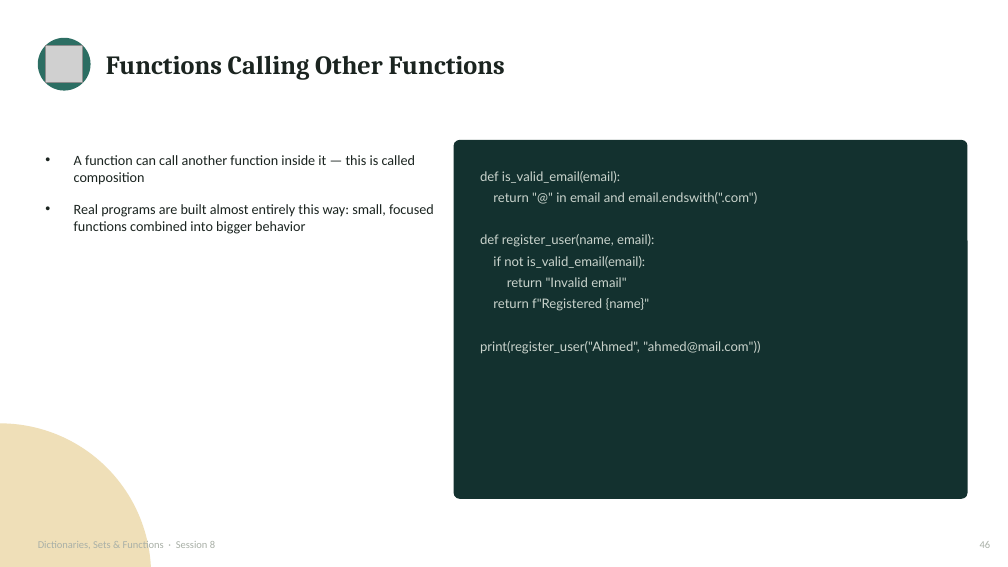
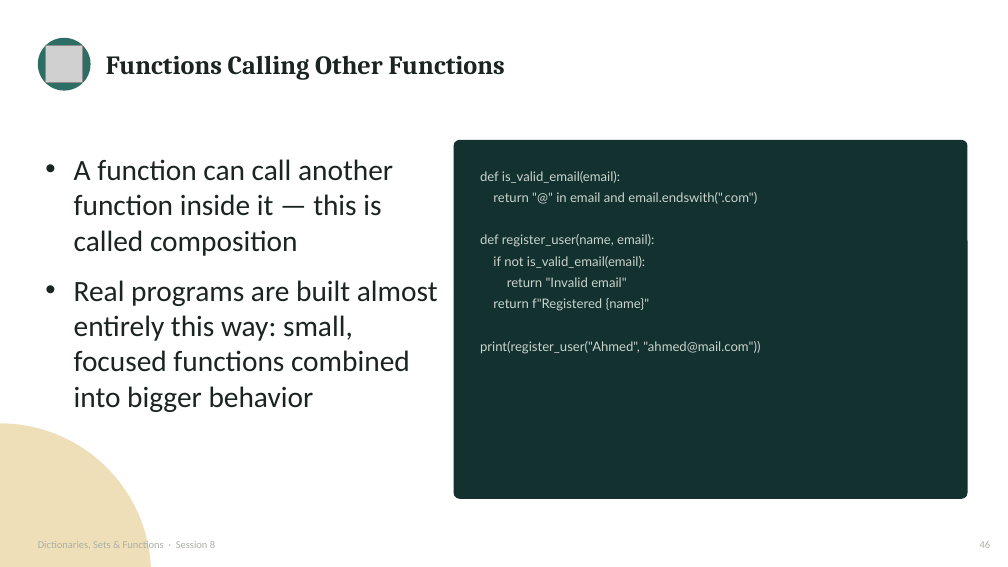
Before and after one commit to waseem-development/ai-ml-course, a slide deck: slide 47 of slides/1_python_slides/7_dicts_sets_functions.pptx. Drawn at 1008x567 pixels with LibreOffice and Linux fonts; fonts in the diff are those of the drawing; grey boxes stand for pictures. Boxes give left, top, right and bottom in pixels: in the first picture for what was removed or moved away, otherwise in the second. Text is boxed around its words. In the diff, an @@ line names an element or a change of style, - is before the commit and + after.

Commit message:
Upated the functions slides

```diff
--- a/slides/1_python_slides/7_dicts_sets_functions.pptx
+++ b/slides/1_python_slides/7_dicts_sets_functions.pptx
@@ text "A function can call another ..." at bbox=[74, 159, 438, 412]: size 13.5 to 28 pt @@
```
Also in this commit, not shown: 3 other slides changed, 3 other files.
